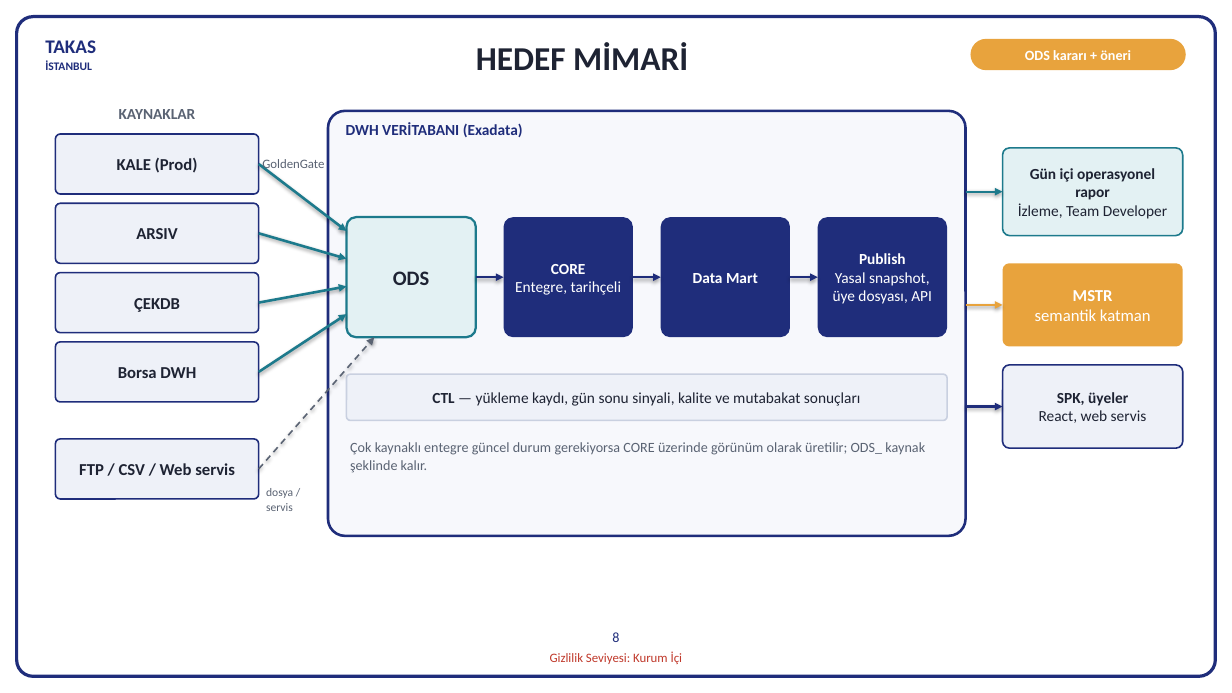
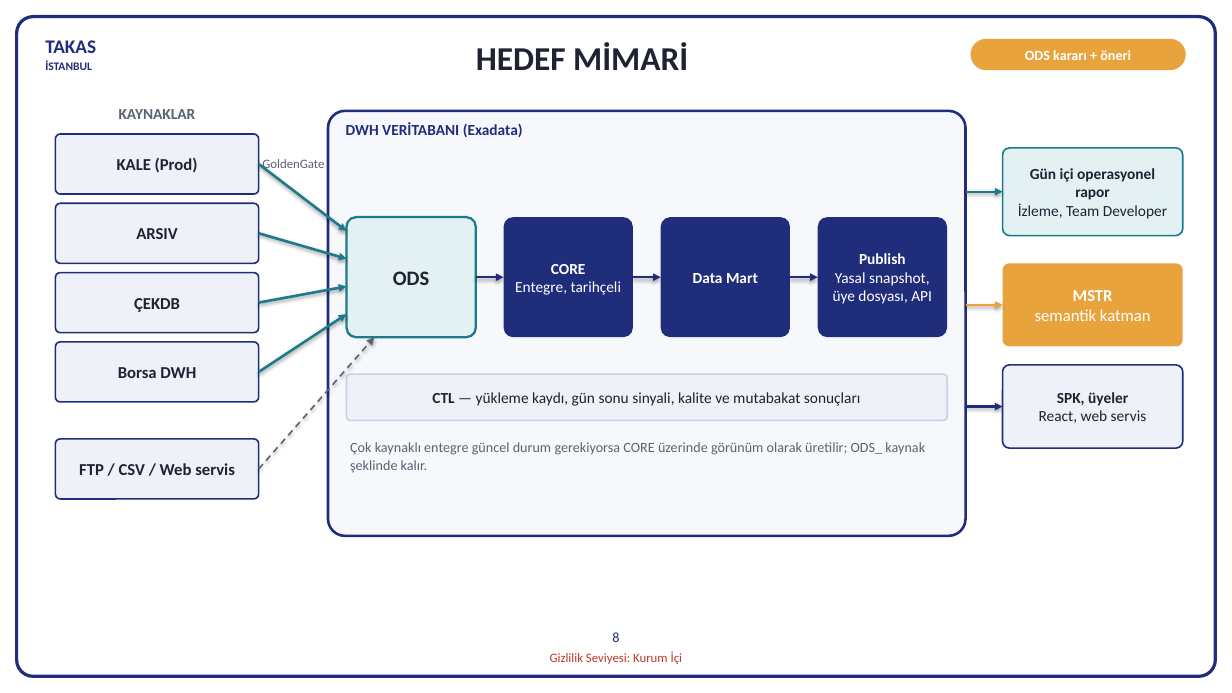
Before and after one commit to hanifidemirel0/Cursor-Projects, a slide deck: slide 8 of outputs/dwh-sunum-kasim-2026/5 - DWHSunum_Kasim2026.pptx. Drawn at 1232x693 pixels with LibreOffice and Linux fonts; fonts in the diff are those of the drawing. Boxes give left, top, right and bottom in pixels: in the first picture for what was removed or moved away, otherwise in the second. Text is boxed around its words. In the diff, an @@ line names an element or a change of style, - is before the commit and + after.

```diff
--- a/outputs/dwh-sunum-kasim-2026/5 - DWHSunum_Kasim2026.pptx
+++ b/outputs/dwh-sunum-kasim-2026/5 - DWHSunum_Kasim2026.pptx
@@ text removed at [266,488,293,511] @@
-dosya /
-servis
```
Also in this commit, not shown: 2 other files.
